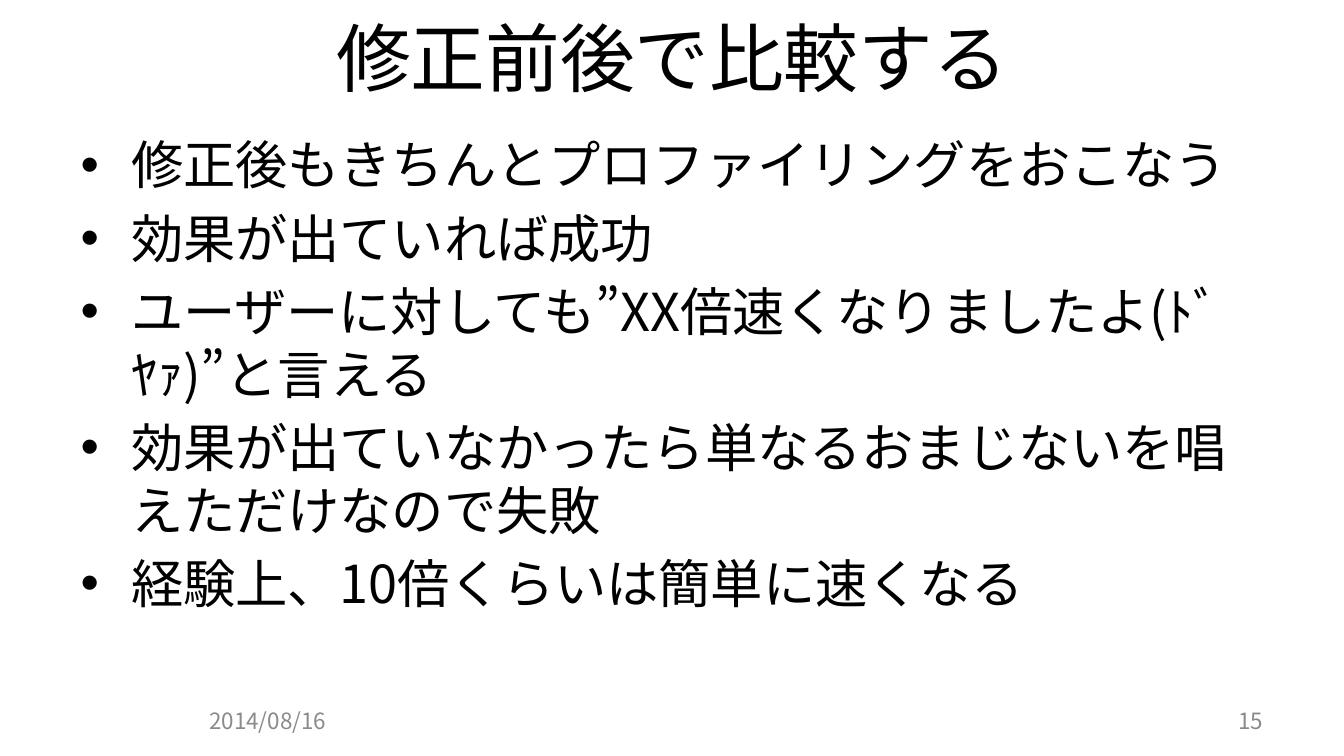
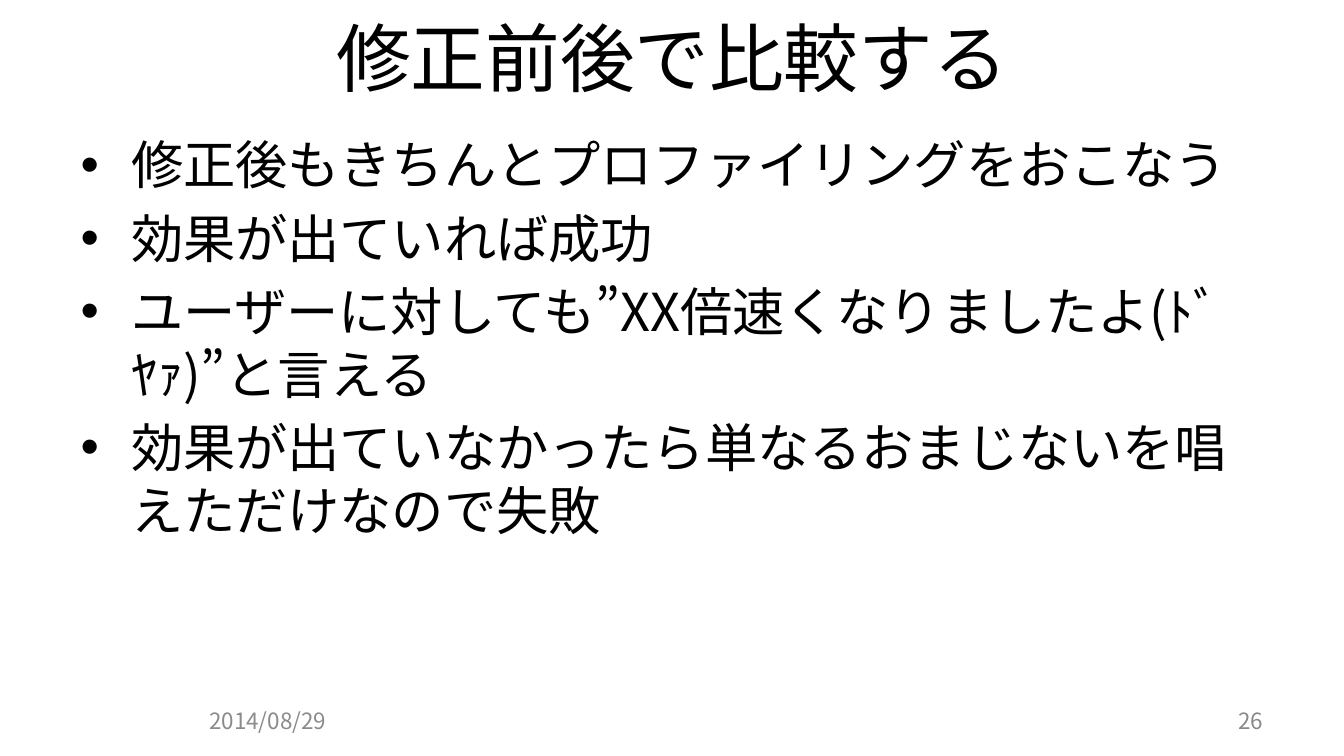
Before and after one commit to JCGS/CEDEC2014, a slide deck: slide 26 of chiyama/2014cedec_chiyama.pptx (slide 15 before the commit). Drawn at 1344x756 pixels with LibreOffice and Linux fonts; fonts in the diff are those of the drawing; background and template pictures are left out. Boxes give left, top, right and bottom in pixels: in the first picture for what was removed or moved away, otherwise in the second. Text is boxed around its words. In the diff, an @@ line names an element or a change of style, - is before the commit and + after.

Commit message:
コードの品質維持の項目を追加 WinPDB のデモを追加 全体の構成を修正

```diff
--- a/chiyama/2014cedec_chiyama.pptx
+++ b/chiyama/2014cedec_chiyama.pptx
@@ text at (x1=131, y1=559, x2=1024, y2=608): paragraph removed @@
-• 経験上、10倍くらいは簡単に速くなる
@@ text at (x1=209, y1=711, x2=326, y2=733): text changed @@
-2014/08/16
+2014/08/29
@@ page number at (x1=1238, y1=712, x2=1263, y2=729): text changed @@
-15
+26
```
Also in this commit, not shown: 16 other slides changed, 13 slides added, 1 slide removed, 7 other files.
